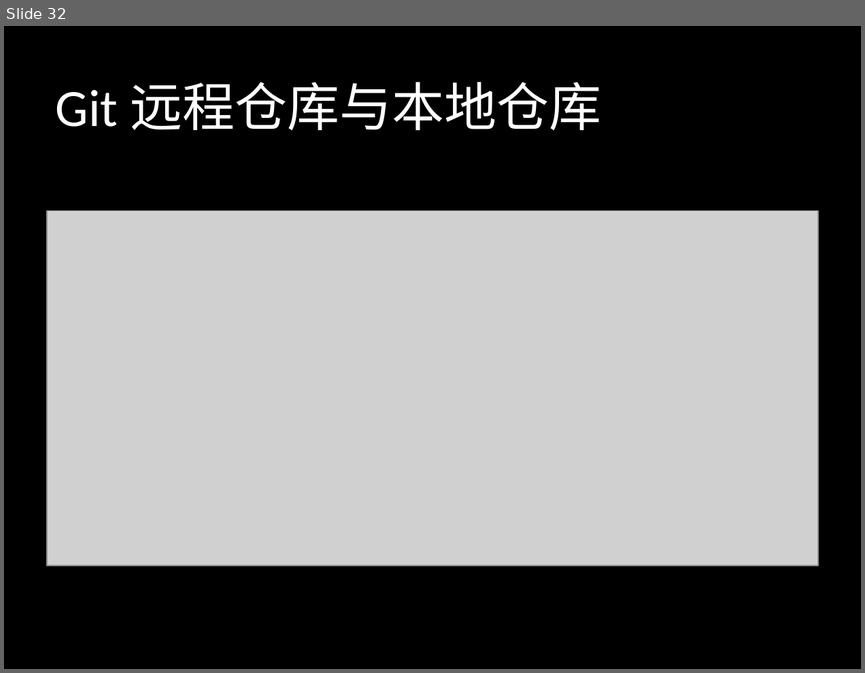
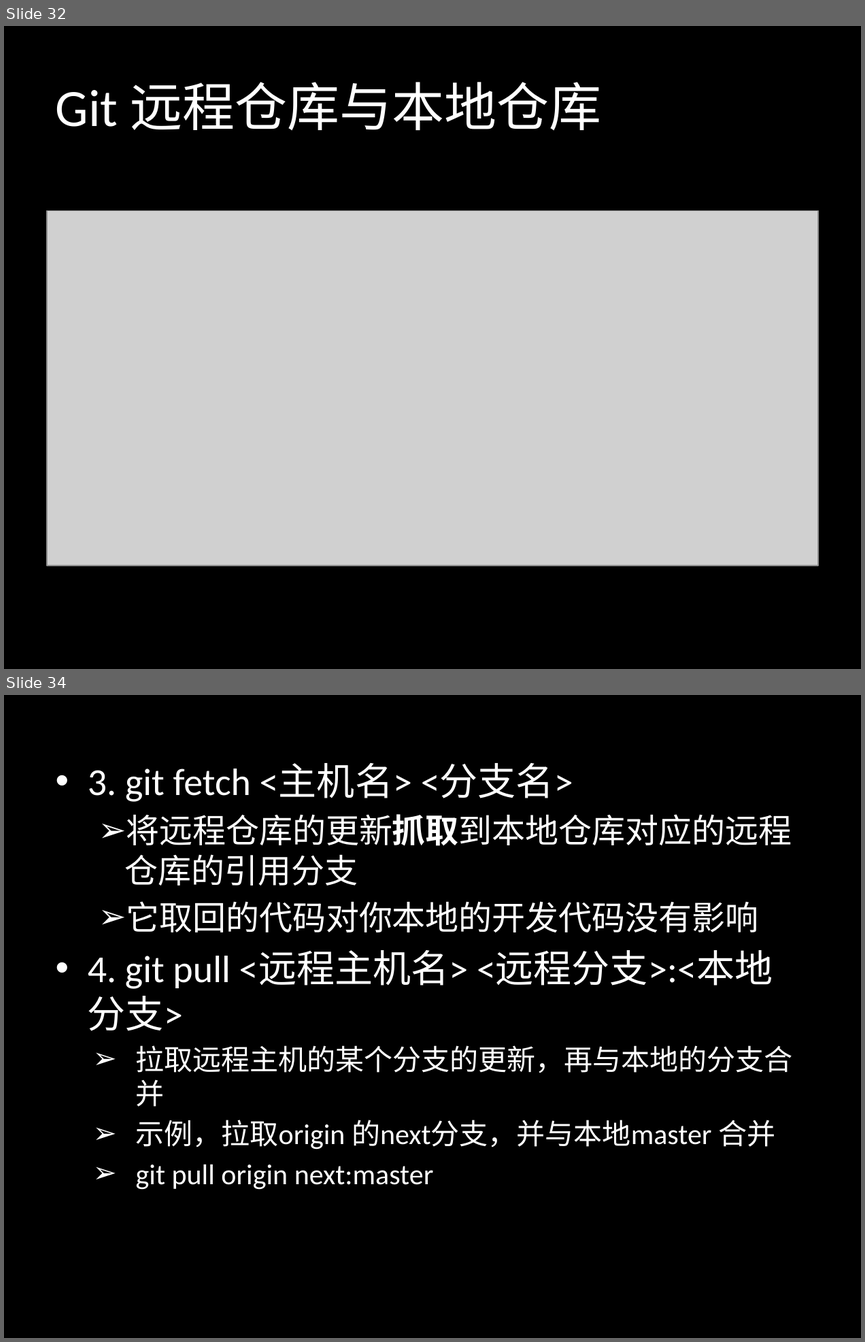
Before and after one commit to sontekliu/git-book, a slide deck: Git.pptx. Shown one above the other, each under a label of ours: slide 32 before the commit, slides 32 and 34 after it; the slides between them are not shown. The pictures are 865x673 and 865x1342 pixels, drawn with LibreOffice and Linux fonts; fonts in the diff are those of the drawing; grey boxes stand for pictures. Boxes give left, top, right and bottom in pixels: in the first picture for what was removed or moved away, otherwise in the second. Text is boxed around its words. In the diff, an @@ line names an element or a change of style, - is before the commit and + after.

```diff
--- a/Git.pptx
+++ b/Git.pptx
@@ slide 34 added at (4,695,861,1338), background #000000 @@
@@ text added at (88,764,793,1189), 24 pt, text #FFFFFF @@
+• 3. git fetch <主机名> <分支名>
+  ➢ 将远程仓库的更新抓取到本地仓库对应的远程仓库的引用分支
+  ➢ 它取回的代码对你本地的开发代码没有影响
+  • 4. git pull <远程主机名> <远程分支>:<本地分支>
+    ➢ 拉取远程主机的某个分支的更新，再与本地的分支合并
+    ➢ 示例，拉取origin 的next分支，并与本地master 合并
+    ➢ git pull origin next:master
```
Also in this commit, not shown: 5 other slides added.
